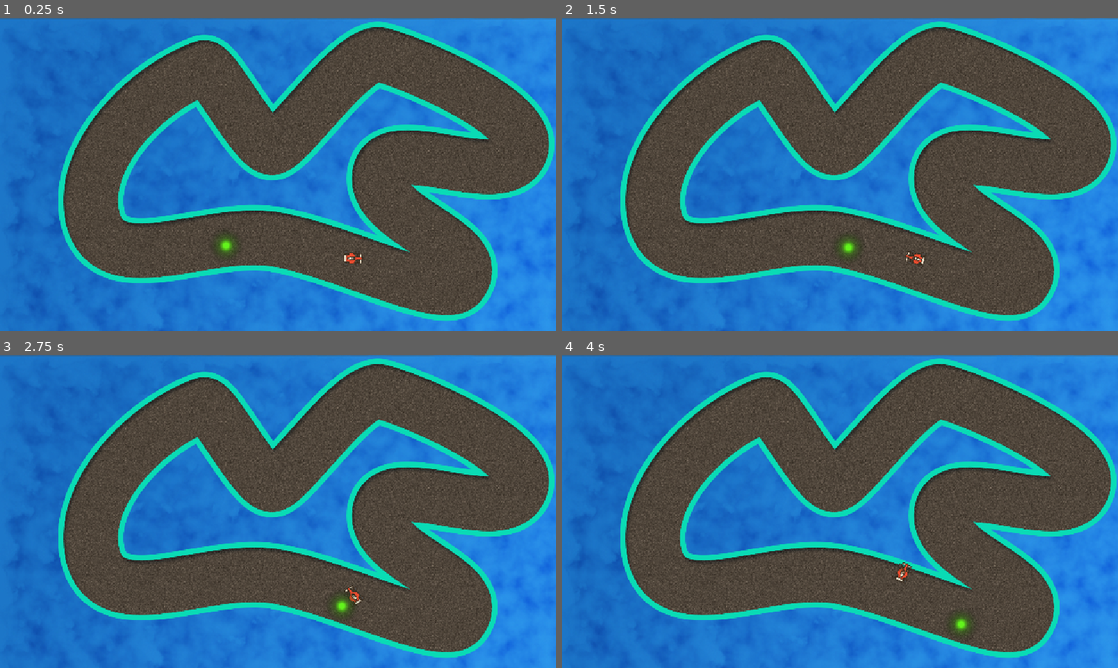
Above: before the commit, frames 1-4 (two rows, left to right).
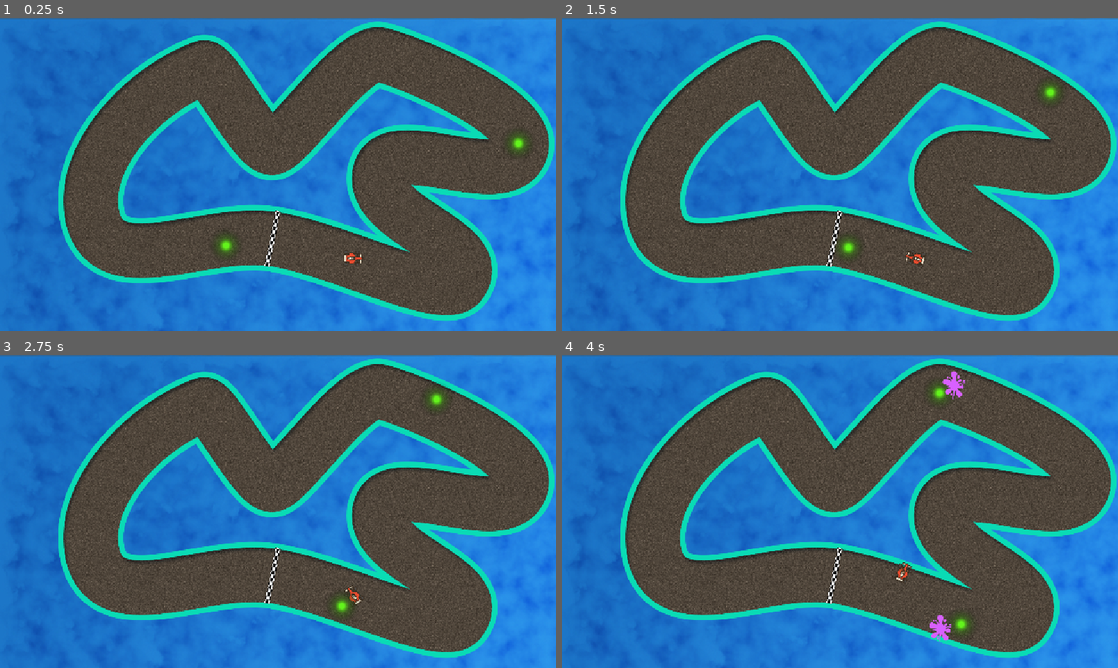
Above: after the commit, the same moments.

Repository: Sohamcodesabit/Top-down-Car-Game
Game: Godot game, scene res://Scenes/Track/Track.tscn
Two runs of this game, one before a commit and one after it. Both use one fixed random seed, a clock stepped at 60 frames per second and the inputs below.
Inputs:
- Up to frame 1 (0.25 s): no input
- Up to frame 2 (1.5 s): hold Right (ui_right) 0.53-1.28 s; hold Left (ui_left) from 1.28 s (still down)
- Up to frame 3 (2.75 s): release Left (ui_left) at 2.03 s; hold Right (ui_right) from 2.03 s (still down)
- Up to frame 4 (4 s): release Right (ui_right) at 2.78 s; hold W (ui_up) 2.78-3.53 s; hold Left (ui_left) from 3.53 s (still down)

The runs differ from the first frame. In frame 1, 0.3% of the frame differs, in the area x 47-95%, y 37-80%; in frame 2, 0.3%; in frame 3, 0.3%; in frame 4, 0.6%, in the area x 47-73%, y 5-92%.

Commit message:
oil slipping logic

Diff:
--- a/Scenes/Car/Car.gd
+++ b/Scenes/Car/Car.gd
@@ -1,6 +1,8 @@
 extends Area2D
 
 class_name Car
+
+enum CarState { DRIVING, BOUNCING, SLIPPING }
 
 
 
@@ -11,6 +13,9 @@
 @export var min_steer_factor: float = 0.5
 @export var bounce_time: float = 0.8
 @export var bounce_force: float = 30.0
+@export var slip_speed_range: Vector2 = Vector2(0.2, 0.5)
+
+
 @onready var crash_effect: CPUParticles2D = $CrashEffect
 
 
@@ -19,6 +24,8 @@
 var _velocity: float = 0.0
 var _bounce_tween: Tween
 var _bounce_target: Vector2 = Vector2.ZERO
+var _slip_tween: Tween
+var _state: CarState = CarState.DRIVING
 
 # Called when the node enters the scene tree for the first time.
 func _ready() -> void:
@@ -32,6 +39,7 @@
 
 
 func _physics_process(delta: float) -> void:
+	if _state != CarState.DRIVING: return
 	apply_throttle(delta)
 	apply_rotation(delta)
 	position += transform.x * _velocity * delta
@@ -60,17 +68,35 @@
 	rotate(get_steer_factor() * delta * _steer)
 
 
+
+#region state
+
+func change_state(new_state: CarState) -> void:
+	if new_state == _state: return
+	_state = new_state
+
+	match new_state:
+		CarState.BOUNCING:
+			bounce()
+		CarState.SLIPPING:
+			slip_on_oil()
+
+#endregion
+
+#region Bounce
+
+
 func bounce_done() -> void:
-	set_physics_process(true)
 	_bounce_tween = null
+	change_state(CarState.DRIVING)
 
 
 
 
-func bounce(dir_to_path: Vector2) -> void:
-	set_physics_process(false)
+func bounce() -> void:
 	_velocity = 0.0
-	_bounce_target = position + (dir_to_path * bounce_force)
+
+	kill_slip_tween()
 
 	if _bounce_tween and _bounce_tween.is_running():
 		_bounce_tween.kill()
@@ -78,16 +104,58 @@
 	rotation_degrees = fmod(rotation_degrees, 360.0)
 	_bounce_tween = create_tween()
 	_bounce_tween.set_parallel()
+	_bounce_tween.set_ease(Tween.EASE_IN_OUT)
 	_bounce_tween.tween_property(self, "position", _bounce_target, bounce_time)
 	_bounce_tween.tween_property(self, "rotation_degrees", rotation_degrees + 720.0, bounce_time)
 	_bounce_tween.set_parallel(false)
 	_bounce_tween.finished.connect(bounce_done)
-	#position += -transform.x * bounce_force
-	#await get_tree().create_timer(bounce_time).timeout
-	#set_physics_process(true)
+
 
 
 
 func hit_boundary(dir_to_path: Vector2) -> void:
 	crash_effect.restart()
-	bounce(dir_to_path)
+	_bounce_target = position + (dir_to_path * bounce_force)
+	change_state(CarState.BOUNCING)
+
+#endregion
+
+#region slipping
+
+
+func kill_slip_tween() -> void:
+	if _slip_tween and _slip_tween.is_running():
+		_slip_tween.kill()
+
+
+func slip_done() -> void:
+	_slip_tween = null
+	change_state(CarState.DRIVING)
+
+
+func slip_on_oil() -> void:
+
+
+	kill_slip_tween()
+
+	rotation_degrees = fmod(rotation_degrees, 360.0)
+	_velocity *= randf_range(slip_speed_range.x, slip_speed_range.y)
+	_slip_tween = create_tween()
+	_slip_tween.set_parallel()
+	_slip_tween.set_ease(Tween.EASE_IN_OUT)
+	_slip_tween.tween_property(self, "position", position + _velocity * transform.x, bounce_time)
+	_slip_tween.tween_property(self, "rotation_degrees", rotation_degrees + 720.0, bounce_time)
+	_slip_tween.set_parallel(false)
+	_slip_tween.finished.connect(slip_done)
+
+func hit_oil() -> void:
+	if _state == CarState.BOUNCING: return
+	change_state(CarState.SLIPPING)
+
+#endregion
+
+
+
+
+func lap_completed() -> void:
+	pass
--- a/Scenes/Oil/Oil.gd
+++ b/Scenes/Oil/Oil.gd
@@ -14,4 +14,4 @@
 
 
 func _on_area_entered(area: Area2D) -> void:
-	if area is Car : print("oil _on_area_entered") # Replace with function body.
+	if area is Car : area.hit_oil()
--- a/Scenes/Oil/Oil.tscn
+++ b/Scenes/Oil/Oil.tscn
@@ -11,12 +11,12 @@
 script = ExtResource("1_phwcx")
 
 [node name="Sprite2D" type="Sprite2D" parent="."]
-position = Vector2(255, 145)
+position = Vector2(1.6, -0.199999)
 scale = Vector2(0.4, 0.4)
 texture = ExtResource("1_smbwj")
 
 [node name="CollisionShape2D" type="CollisionShape2D" parent="."]
-position = Vector2(254, 145)
+position = Vector2(0.599985, -0.200014)
 shape = SubResource("CircleShape2D_tlebx")
 
 [connection signal="area_entered" from="." to="." method="_on_area_entered"]
--- a/Scenes/Track/Track.tscn
+++ b/Scenes/Track/Track.tscn
@@ -1,16 +1,20 @@
-[gd_scene load_steps=7 format=3 uid="uid://by56krnhm6fhx"]
+[gd_scene load_steps=9 format=3 uid="uid://by56krnhm6fhx"]
 
 [ext_resource type="Script" uid="uid://bbokf0udg4xuf" path="res://Scenes/Track/Track.gd" id="1_0do6f"]
 [ext_resource type="Texture2D" uid="uid://c1m5vk3rejca7" path="res://Assets/Images/Monaco.png" id="1_fv5kj"]
 [ext_resource type="Texture2D" uid="uid://2msta3ane5h5" path="res://Assets/Images/WaterBg.png" id="1_okhpi"]
 [ext_resource type="PackedScene" uid="uid://m6m4cynd8de0" path="res://Scenes/Car/Car.tscn" id="3_0ld5s"]
 [ext_resource type="PackedScene" uid="uid://8ilh1npg2ffi" path="res://Scenes/OilDropper/OilDropper.tscn" id="5_vfgym"]
+[ext_resource type="Texture2D" uid="uid://dec3bup5l0rha" path="res://Assets/Images/FinishLine.png" id="6_wtm8k"]
 
 [sub_resource type="Curve2D" id="Curve2D_0do6f"]
 _data = {
 "points": PackedVector2Array(0, 0, 0, 0, 608, 479, -39.93, 102.85, 39.93, -102.85, 906, 525, -59.29, 100.43, 59.29, -10 …(279 unchanged characters)…
 }
 point_count = 10
+
+[sub_resource type="RectangleShape2D" id="RectangleShape2D_wtm8k"]
+size = Vector2(127.691, 18.1757)
 
 [node name="Track" type="Node"]
 script = ExtResource("1_0do6f")
@@ -48,6 +52,27 @@
 oil_container = NodePath("../../OilContainer")
 drop_time_var = Vector2(2, 5)
 
+[node name="OilDropper2" parent="TrackPath" node_paths=PackedStringArray("oil_container") instance=ExtResource("5_vfgym")]
+position = Vector2(728.716, 106.748)
+rotation = 2.40029
+progress = 1361.64
+oil_container = NodePath("../../OilContainer")
+drop_time_var = Vector2(2, 5)
+
 [node name="OilContainer" type="Node" parent="."]
 
+[node name="StartLine" type="Area2D" parent="."]
+position = Vector2(564, 456)
+rotation = -1.37058
+scale = Vector2(0.92, 0.615)
+collision_layer = 0
+
+[node name="Sprite2D" type="Sprite2D" parent="StartLine"]
+texture = ExtResource("6_wtm8k")
+
+[node name="CollisionShape2D" type="CollisionShape2D" parent="StartLine"]
+position = Vector2(0.532562, 0.126831)
+scale = Vector2(1, 1)
+shape = SubResource("RectangleShape2D_wtm8k")
+
 [connection signal="area_entered" from="TrackCollison" to="." method="_on_track_collison_area_entered"]
